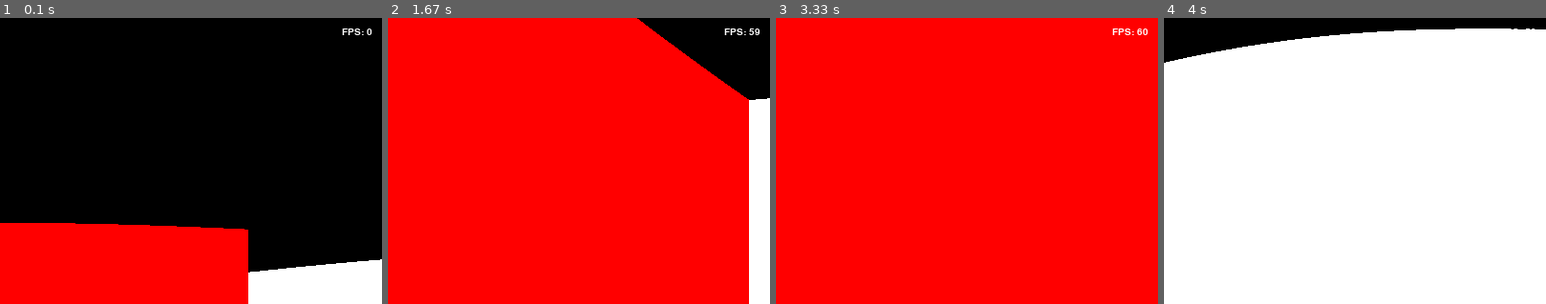
Above: before the commit, frames 1-4 (left to right).
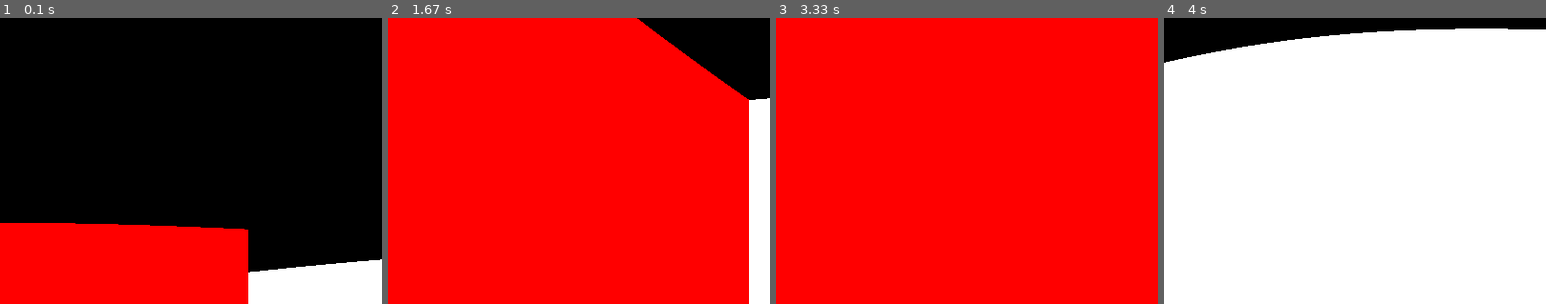
Above: after the commit, the same moments.

Repository: anirudhvsp/rayCastPygame
Game: pygame game, started from main.py
The game is run twice, just before and just after one commit, with the same random seed, the same clock (stepped at 60 frames per second) and the same inputs.
Inputs (mouse positions are % of the whole screen's width and height, from its top left):
- Up to frame 1 (0.1 s): no input
- Up to frame 2 (1.67 s): hold Right 0.33-0.8 s; move the mouse to (46, 54) at 0.37 s; hold Right 0.83-1.3 s; move the mouse to (82, 47) at 0.87 s; hold Left from 1.33 s (still down); hold A from 1.33 s (still down); move the mouse to (26, 51) at 1.37 s
- Up to frame 3 (3.33 s): release Left at 1.87 s; release A at 1.87 s; hold Left 1.9-2.3 s; hold A 1.9-2.3 s; move the mouse to (19, 35) at 1.93 s; hold Right 2.33-2.97 s; hold D 2.33-2.97 s; move the mouse to (65, 15) at 2.37 s; hold Left from 3 s (still down); hold A from 3 s (still down); move the mouse to (62, 59) at 3.03 s
- Up to frame 4 (4 s): release Left at 3.47 s; release A at 3.47 s; hold Right 3.5-3.97 s; hold D 3.5-3.97 s; move the mouse to (52, 16) at 3.53 s
The pictures show only the part of the screen within x 50-100%, y 0-50%; the shares and areas given below are measured in that part.

The runs differ from the first frame. In frame 1, 0.1% of the frame differs, in the area x 89-98%, y 3-6%; in frame 2, 0.1%; in frame 3, 0.1%, in the area x 88-98%, y 3-6%; in frame 4, less than 0.1%.

Commit message:
Web Compatible

Diff:
--- a/gameState.py
+++ b/gameState.py
@@ -1,6 +1,6 @@
 import pygame
 from constants import SCREEN_HEIGHT, SCREEN_WIDTH
-
+import roomLayout
 class GameState:
     def __init__(self):
         self.player_pos = [2.5, 2.5]
@@ -9,8 +9,6 @@
         self.game_map = []
         self.camera_shake = 0.0
         self.screen = pygame.display.set_mode((SCREEN_WIDTH, SCREEN_HEIGHT))
-        with open("roomLayout.txt", "r") as file:
-            room_layout = [list(line.strip()) for line in file]
 
         # Convert room layout to integers
-        self.game_map = [[int(cell) for cell in row] for row in room_layout]
+        self.game_map = roomLayout.ROOM1
--- a/main.py
+++ b/main.py
@@ -4,6 +4,7 @@
 from constants import SCREEN_WIDTH, SCREEN_HEIGHT, PLAYER_SPEED, ROTATION_SPEED, MOUSE_SENS,  BLACK, WHITE
 from gameState import GameState
 from inputHandler import InputHandler
+import asyncio
 
 # Initialize Pygame
 pygame.init()
@@ -14,7 +15,7 @@
 
 game_state = GameState()
 
-def main():
+async def main():
     pygame.mouse.set_visible(False)
     pygame.event.set_grab(True)
     font = pygame.font.Font(None, 15)
@@ -36,22 +37,12 @@
         draw_walls(game_state)
         draw_minimap(game_state)
 
-        fps = int(clock.get_fps())
-        fps_text = font.render(f"FPS: {fps}", True, WHITE)
-
-        # Adjust the position to the top right corner
-        fps_position = (SCREEN_WIDTH - fps_text.get_width() - 10, 10)
-
-        game_state.screen.blit(fps_text, fps_position)
-
 
         # Update the display
-        pygame.display.flip()
+        pygame.display.update()
+        await asyncio.sleep(0)  # Very important, and keep it 0
 
-        # Cap the frame rate
-        clock.tick(60)
+        if not running:
+            return
 
-    pygame.quit()
-
-if __name__ == "__main__":
-    main()
+asyncio.run( main() )
--- /dev/null
+++ b/roomLayout.py
@@ -0,0 +1,14 @@
+ROOM1 = [
+[1,1,1,1,1,1,1,1,1,1,1,1,1,1,1,1],
+[1,0,0,0,0,0,0,0,0,0,0,0,0,0,0,1],
+[1,0,0,0,0,0,1,1,0,0,0,0,0,0,0,1],
+[1,0,0,0,0,0,1,1,0,0,0,0,0,0,0,1],
+[1,0,0,0,0,0,0,0,0,0,0,0,0,0,0,1],
+[1,0,0,0,0,0,0,0,0,0,0,0,0,0,0,1],
+[1,1,1,1,1,1,1,1,1,1,1,1,1,0,0,1],
+[1,0,0,0,0,0,0,0,0,0,0,0,0,0,0,1],
+[1,0,0,0,0,0,0,0,0,0,0,0,0,0,0,1],
+[1,0,0,1,1,1,1,1,1,1,1,1,1,1,1,1],
+[1,0,0,0,0,0,0,0,0,0,0,0,0,0,0,1],
+[1,0,0,0,0,0,0,0,0,0,0,0,0,0,0,1],
+[1,1,1,1,1,1,1,1,1,1,1,1,1,1,1,1] ]
--- a/roomLayout.txt
+++ /dev/null
@@ -1,13 +0,0 @@
-1111111111111111
-1000000000000001
-1000001100000001
-1000001100000001
-1000000000000001
-1000000000000001
-1111111111111001
-1000000000000001
-1000000000000001
-1001111111111111
-1000000000000001
-1000000000000001
-1111111111111111
--- /dev/null
+++ b/workflows/pygbag.yml
@@ -0,0 +1,20 @@
+name: pygbag_build
+on: [workflow_dispatch]
+
+
+jobs:
+  build-pygbag:
+    name: Build for Emscripten pygbag runtime
+    runs-on: ubuntu-latest
+
+    steps:
+    - uses: actions/checkout@v2
+    - name: Checkout
+      run: |
+            python -m pip install pygbag
+            python -m pygbag --build $GITHUB_WORKSPACE/main.py
+    - name : "Upload to GitHub pages branch gh-pages"
+      uses: JamesIves/github-pages-deploy-action@4.1.7
+      with:
+        branch: gh-pages
+        folder: build/web
Not shown, added: .gitignore
